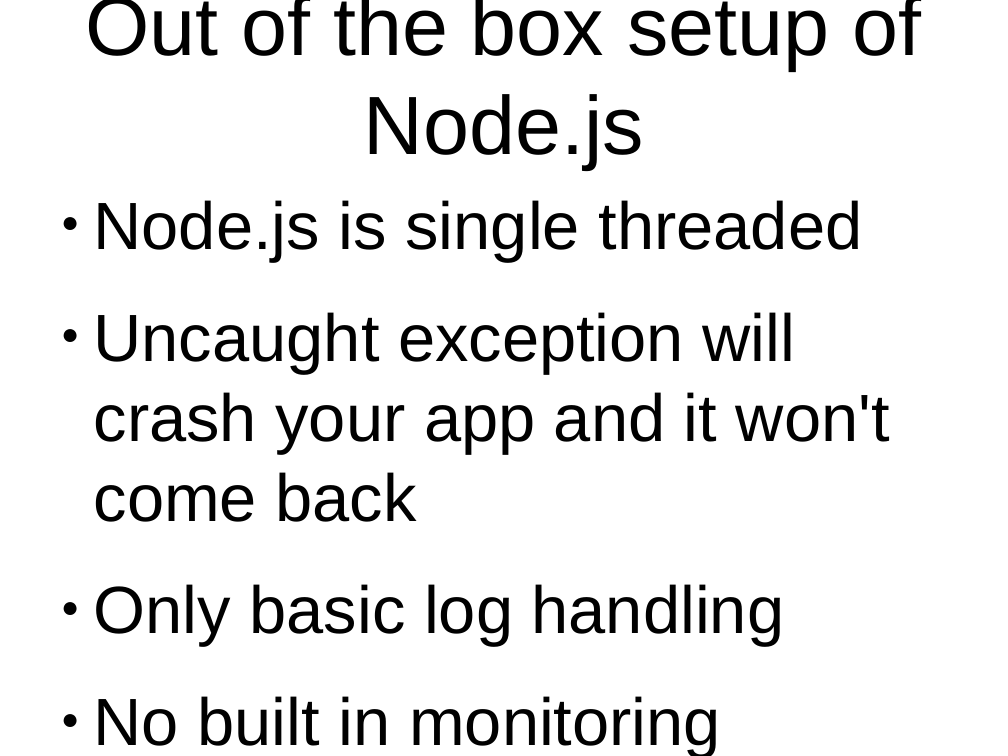
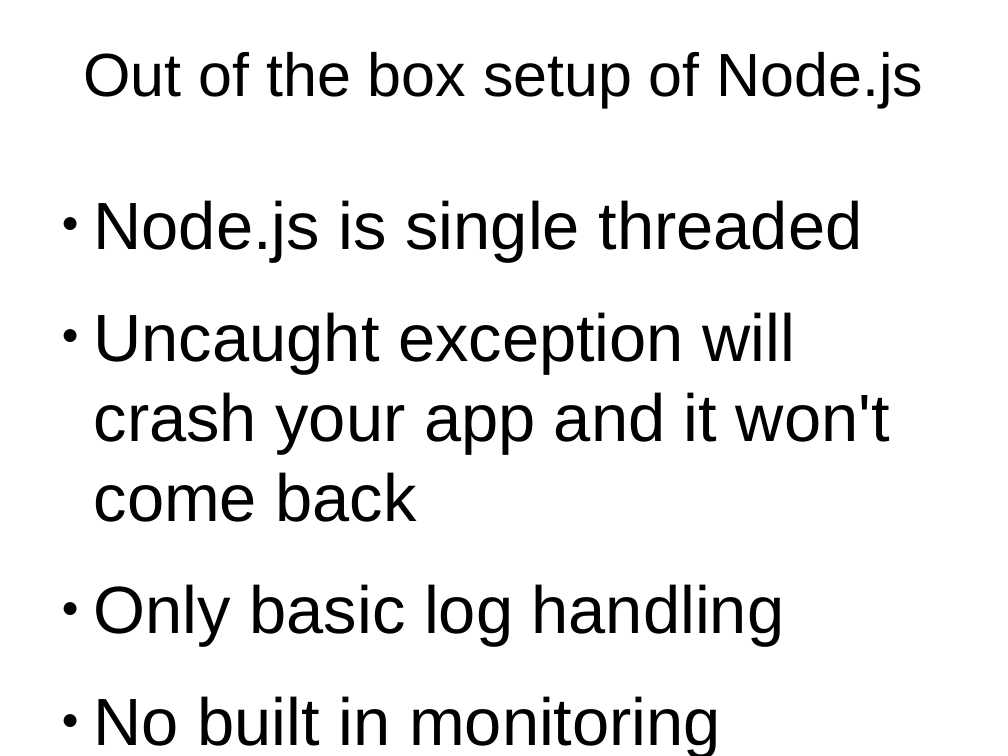
Before and after one commit to joekarl/spring-beta-2014-pm2, a slide deck: slide 3 of spring-beta-pm2-2014.odp. Drawn at 1008x756 pixels with LibreOffice and Linux fonts; fonts in the diff are those of the drawing; background and template pictures are left out. Boxes give left, top, right and bottom in pixels: in the first picture for what was removed or moved away, otherwise in the second. Text is boxed around its words. In the diff, an @@ line names an element or a change of style, - is before the commit and + after.

```diff
--- a/spring-beta-pm2-2014.odp
+++ b/spring-beta-pm2-2014.odp
@@ title "Out of the box setup ...": place and size @@
-title "Out of the box setup ..." at <box>85,0,921,169</box>
+title "Out of the box setup ..." at <box>84,52,924,107</box>
@@ title "Out of the box setup ..." at <box>84,52,924,107</box>: size 65.1 to 48 pt @@
```
Also in this commit, not shown: 1 other file.
